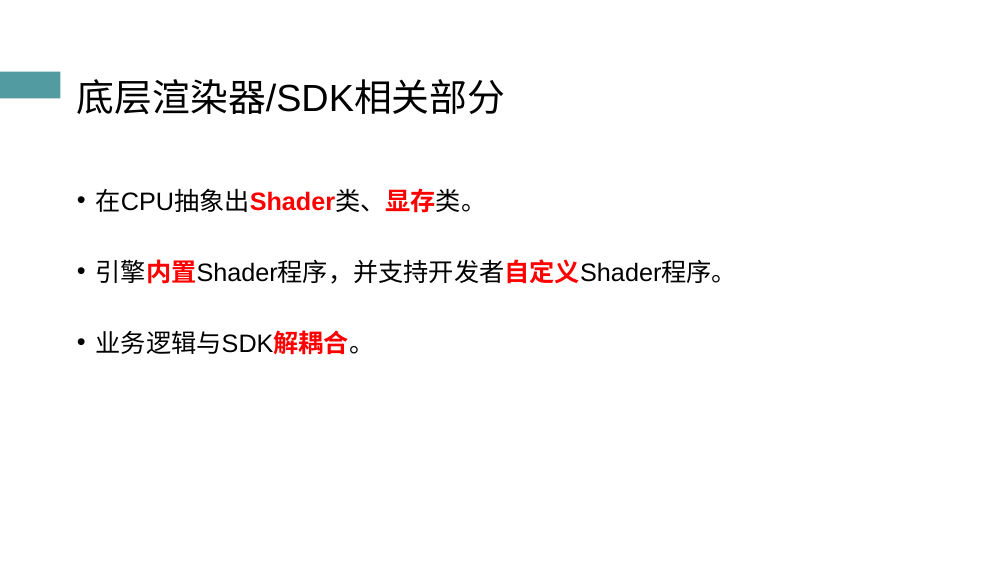
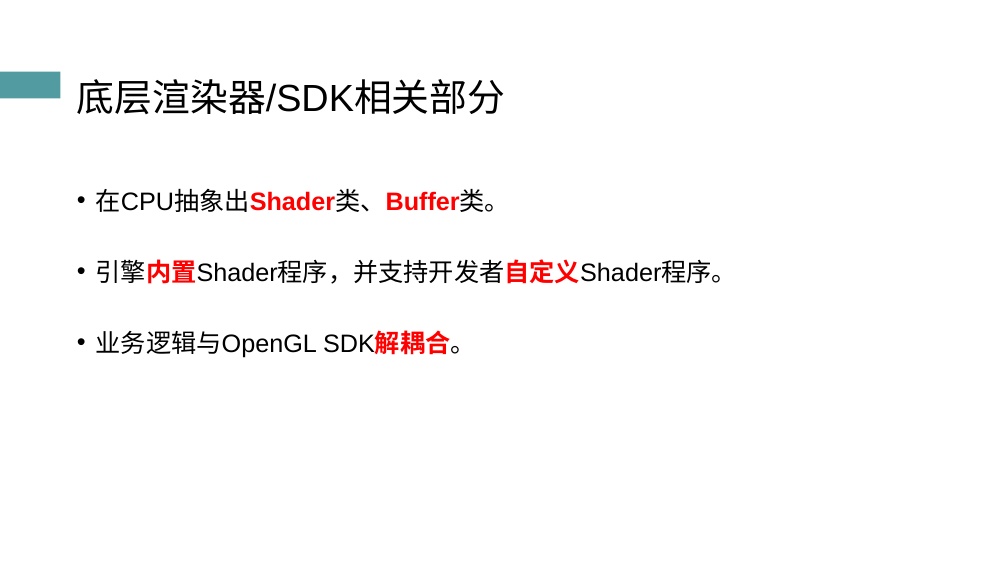
Before and after one commit to atom-chen/Main, a slide deck: slide 16 of OpenGL/答辩PPT.pptx (slide 21 before the commit). Drawn at 1008x567 pixels with LibreOffice and Linux fonts; fonts in the diff are those of the drawing. Boxes give left, top, right and bottom in pixels: in the first picture for what was removed or moved away, otherwise in the second. Text is boxed around its words. In the diff, an @@ line names an element or a change of style, - is before the commit and + after.

```diff
--- a/OpenGL/答辩PPT.pptx
+++ b/OpenGL/答辩PPT.pptx
@@ text at <box>96,188,510,212</box>: text changed; text colour #000000 to #FF0000; bold on @@
-• 在CPU抽象出Shader类、显存类。
+• 在CPU抽象出Shader类、Buffer类。
@@ text at <box>96,331,476,358</box>: text changed @@
-• 业务逻辑与SDK解耦合。
+• 业务逻辑与OpenGL SDK解耦合。
```
Also in this commit, not shown: 13 other slides changed, 2 other files.
